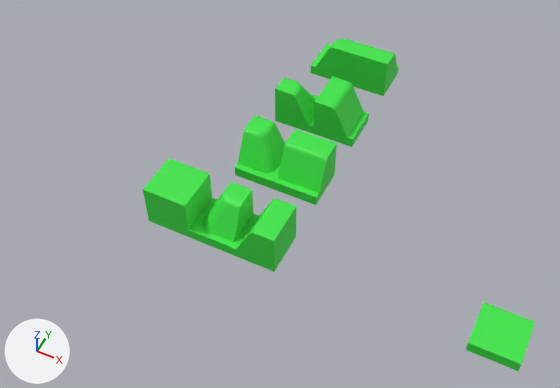
The glTF model minecraft/project/assets/Voxel.glb, before and after one commit.
One viewpoint serves both versions: a camera (50 mm lens) standing at (4.26, -1.27, 12.76) and looking at (-0.98, 9.21, -0.34). Lighting does not change. The marker at lower left points along +X, +Y and +Z.

The first picture shows 'c_Grass', 'c_GrassCornerElevated', 'c_GrassCornerElevated_R180', 'c_GrassCornerElevated_R270', 'c_GrassCornerElevated_R90', 'c_GrassFull', 'c_GrassHalfElevated', 'c_GrassHalfElevated_R180', 'c_GrassHalfElevated_R270', 'c_GrassHalfElevated_R90'.
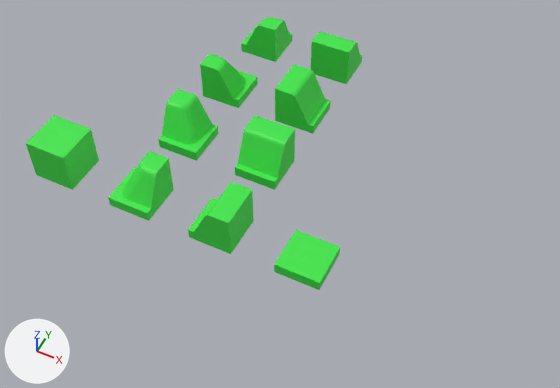
Patch to the scene script:
```diff
--- a/minecraft/project/assets/Voxel.glb.py
+++ b/minecraft/project/assets/Voxel.glb.py
@@ ob_c_grasshalfelevated @@
 ob_c_grasshalfelevated = bpy.data.objects.new('c_GrassHalfElevated', me_cube_084)
-ob_c_grasshalfelevated.location = (-0.5, 7.5, 0.5)
+ob_c_grasshalfelevated.location = (-1.5, 7.5, 0.5)
@@ ob_c_grass @@
 ob_c_grass = bpy.data.objects.new('c_Grass', me_cube_085)
-ob_c_grass.location = (4.5, 7.5, 0.5)
+ob_c_grass.location = (0.5, 7.5, 0.5)
@@ ob_c_grassfull @@
 ob_c_grassfull = bpy.data.objects.new('c_GrassFull', me_cube_086)
-ob_c_grassfull.location = (-2.5, 7.5, 0.5)
+ob_c_grassfull.location = (-5.5, 7.5, 0.5)
@@ ob_c_grasscornerelevated @@
 ob_c_grasscornerelevated = bpy.data.objects.new('c_GrassCornerElevated', me_cube_087)
-ob_c_grasscornerelevated.location = (-1.5, 7.5, 0.5)
+ob_c_grasscornerelevated.location = (-3.5, 7.5, 0.5)
@@ ob_c_grasshalfelevated_r90 @@
 ob_c_grasshalfelevated_r90 = bpy.data.objects.new('c_GrassHalfElevated_R90', me_cube_088)
-ob_c_grasshalfelevated_r90.location = (-0.5, 9.5, 0.5)
+ob_c_grasshalfelevated_r90.location = (-1.5, 9.5, 0.5)
@@ ob_c_grasshalfelevated_r180 @@
 ob_c_grasshalfelevated_r180 = bpy.data.objects.new('c_GrassHalfElevated_R180', me_cube_089)
-ob_c_grasshalfelevated_r180.location = (-0.5, 11.5, 0.5)
+ob_c_grasshalfelevated_r180.location = (-1.5, 11.5, 0.5)
@@ ob_c_grasshalfelevated_r270 @@
 ob_c_grasshalfelevated_r270 = bpy.data.objects.new('c_GrassHalfElevated_R270', me_cube_090)
-ob_c_grasshalfelevated_r270.location = (-0.5, 13.5, 0.5)
+ob_c_grasshalfelevated_r270.location = (-1.5, 13.5, 0.5)
@@ ob_c_grasscornerelevated_r90 @@
 ob_c_grasscornerelevated_r90 = bpy.data.objects.new('c_GrassCornerElevated_R90', me_cube_091)
-ob_c_grasscornerelevated_r90.location = (-1.5, 9.5, 0.5)
+ob_c_grasscornerelevated_r90.location = (-3.5, 9.5, 0.5)
@@ ob_c_grasscornerelevated_r180 @@
 ob_c_grasscornerelevated_r180 = bpy.data.objects.new('c_GrassCornerElevated_R180', me_cube_092)
-ob_c_grasscornerelevated_r180.location = (-1.5, 11.5, 0.5)
+ob_c_grasscornerelevated_r180.location = (-3.5, 11.5, 0.5)
@@ ob_c_grasscornerelevated_r270 @@
 ob_c_grasscornerelevated_r270 = bpy.data.objects.new('c_GrassCornerElevated_R270', me_cube_093)
-ob_c_grasscornerelevated_r270.location = (-1.5, 13.5, 0.5)
+ob_c_grasscornerelevated_r270.location = (-3.5, 13.5, 0.5)
```

What differs and where, as boxes (x1, y1, x2, y2) in the pictures (560 x 388 px):
'c_GrassFull', moved: before (143, 158, 212, 237); after (26, 115, 99, 190)
'c_GrassHalfElevated_R90', moved: before (275, 129, 337, 205); after (235, 115, 295, 190)
'c_GrassHalfElevated', moved: before (230, 199, 297, 272); after (188, 182, 254, 254)
'c_GrassCornerElevated', moved: before (188, 182, 253, 254); after (108, 152, 174, 221)
'c_Grass', moved: before (466, 302, 535, 371); after (274, 230, 340, 290)
'c_GrassCornerElevated_R90', moved: before (235, 115, 285, 190); after (158, 89, 218, 161)
'c_GrassHalfElevated_R180', moved: before (313, 76, 369, 147); after (275, 65, 331, 134)
'c_GrassCornerElevated_R180', moved: before (275, 77, 318, 134); after (200, 54, 258, 108)
'c_GrassHalfElevated_R270', moved: before (347, 42, 399, 96); after (311, 31, 362, 84)
'c_GrassCornerElevated_R270', moved: before (310, 39, 356, 81); after (241, 17, 292, 62)
